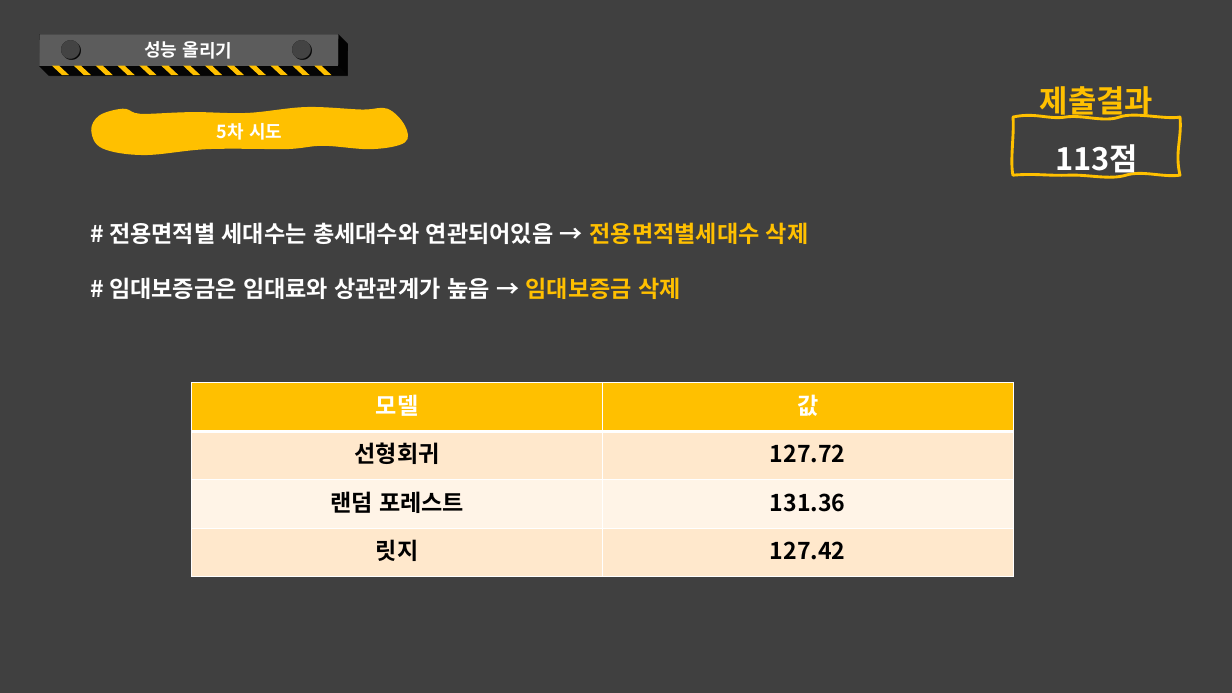
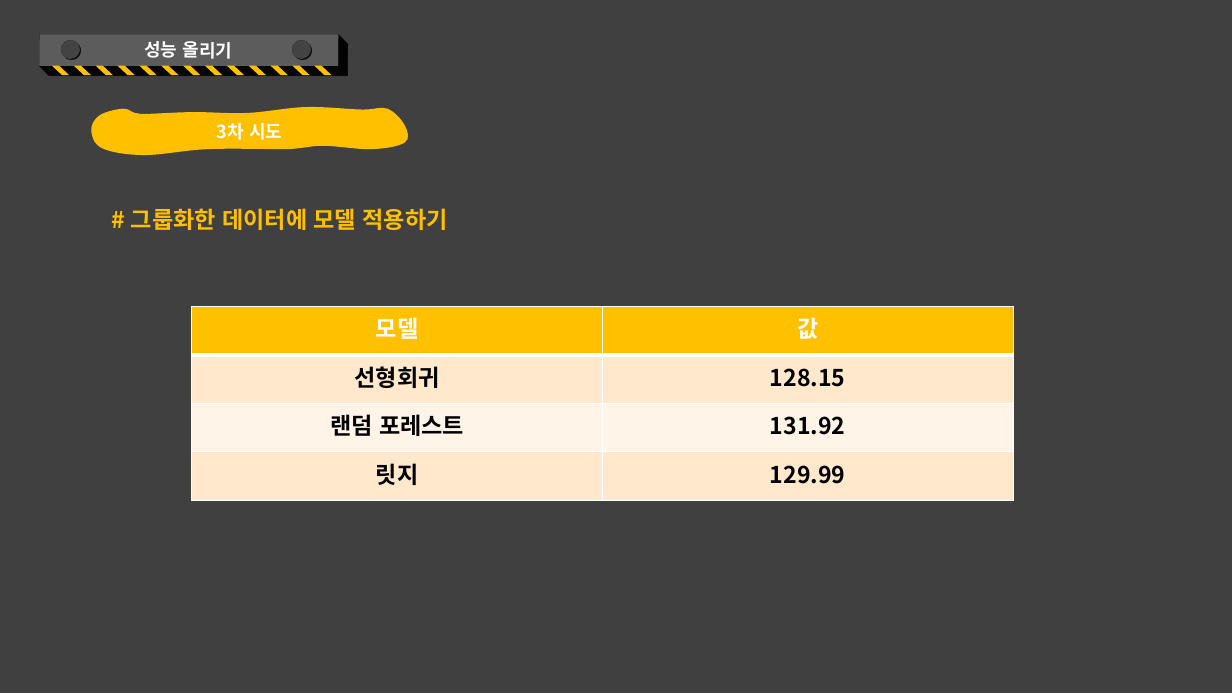
Before and after one commit to kkkkyoung/parking_project, a slide deck: slide 54 of PlayDate_2nd_project.pptx (slide 53 before the commit). Drawn at 1232x693 pixels with LibreOffice and Linux fonts; fonts in the diff are those of the drawing. Boxes give left, top, right and bottom in pixels: in the first picture for what was removed or moved away, otherwise in the second. Text is boxed around its words. In the diff, an @@ line names an element or a change of style, - is before the commit and + after.

```diff
--- a/PlayDate_2nd_project.pptx
+++ b/PlayDate_2nd_project.pptx
@@ free removed at (x1=1013, y1=59, x2=1180, y2=117) @@
-제출결과
@@ freeform shape removed at (x1=1013, y1=117, x2=1180, y2=176) @@
-113점
@@ text in freeform shape at (x1=217, y1=123, x2=282, y2=140): text changed @@
-5차 시도
+3차 시도
@@ text added at (x1=131, y1=208, x2=448, y2=230), 18 pt, text #FFC000, bold @@
+# 그룹화한 데이터에 모델 적용하기
@@ text removed at (x1=109, y1=222, x2=809, y2=299) @@
-# 전용면적별 세대수는 총세대수와 연관되어있음 → 전용면적별세대수 삭제
-# 임대보증금은 임대료와 상관관계가 높음 → 임대보증금 삭제
@@ table at (x1=192, y1=307, x2=1013, y2=501) @@
-row 2, column 2: 127.72
+row 2, column 2: 128.15
-row 3, column 2: 131.36
+row 3, column 2: 131.92
-row 4, column 2: 127.42
+row 4, column 2: 129.99
@@ table moved from (x1=192, y1=383, x2=1013, y2=577) to (x1=192, y1=307, x2=1013, y2=501) @@
```
Also in this commit, not shown: 6 other slides changed, 3 slides added, 1 slide removed.
